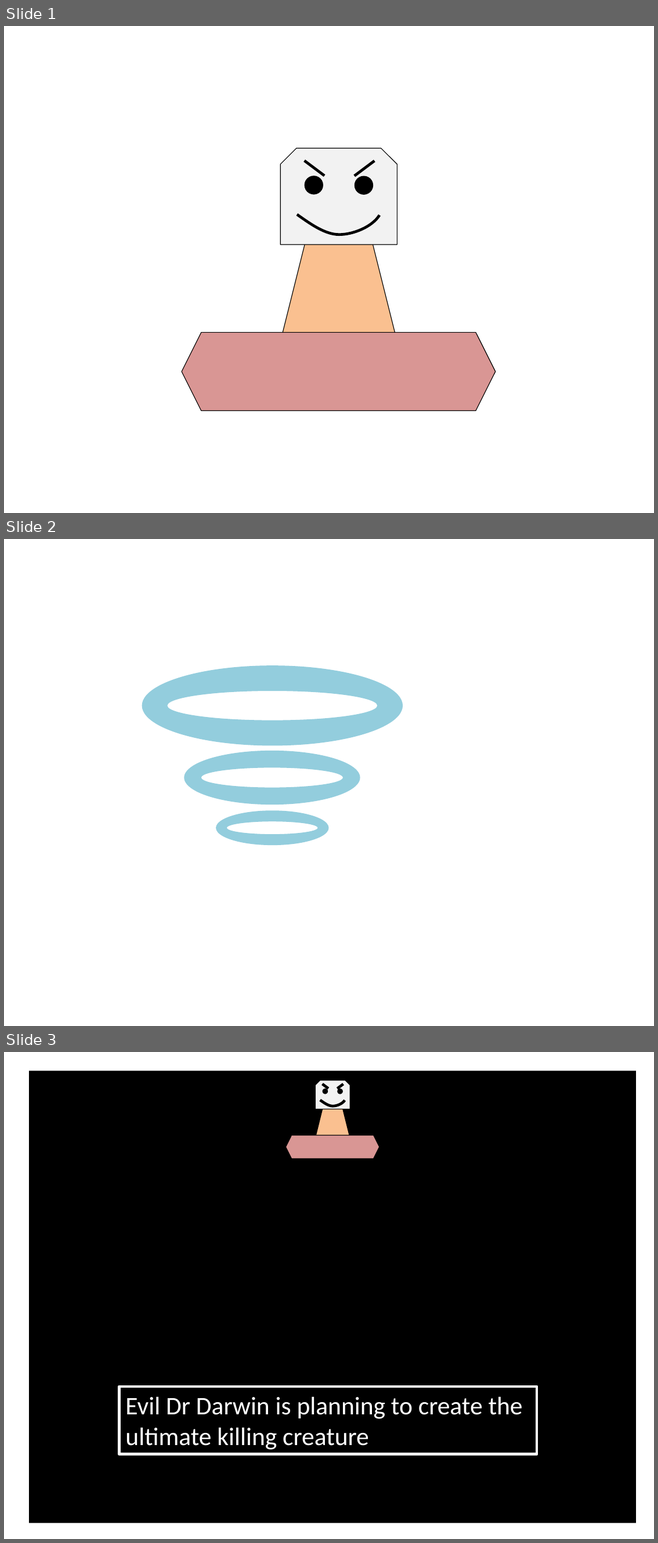
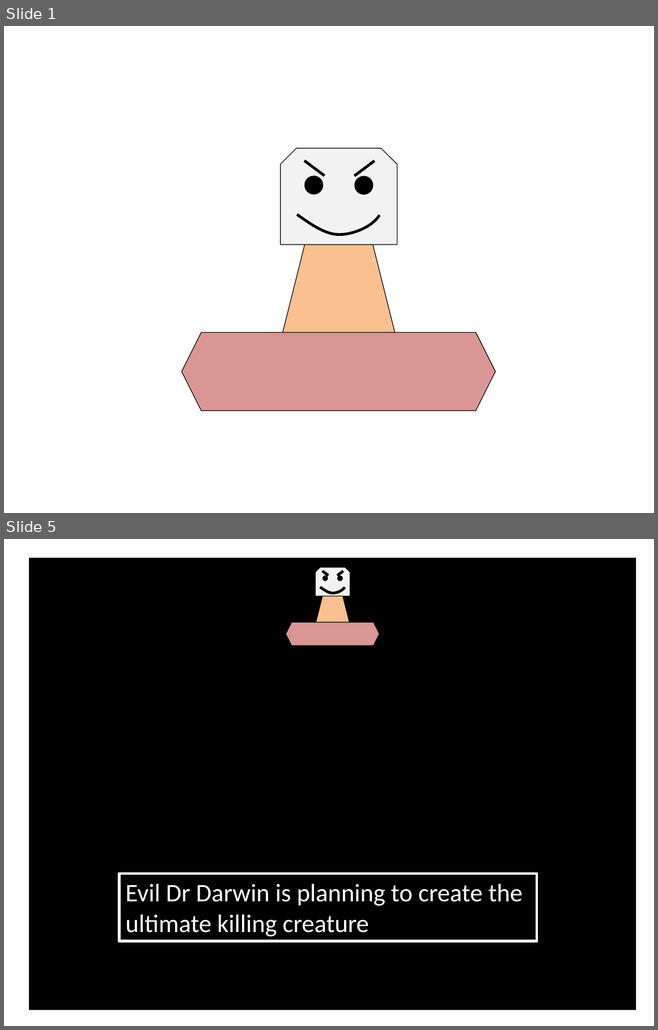
Before and after one commit to cleye/Dr-Darwin, a slide deck: resources/Presentation1.pptx. Shown one above the other, each under a label of ours: slides 1, 2 and 3 before the commit, slides 1 and 5 after it; the slides between them are not shown. The pictures are 658x1543 and 658x1030 pixels, drawn with LibreOffice and Linux fonts; fonts in the diff are those of the drawing. Boxes give left, top, right and bottom in pixels: in the first picture for what was removed or moved away, otherwise in the second. Text is boxed around its words. In the diff, an @@ line names an element or a change of style, - is before the commit and + after.

```diff
--- a/resources/Presentation1.pptx
+++ b/resources/Presentation1.pptx
@@ slide 2 removed at <box>4,539,654,1026</box>, background #FFFFFF @@
@@ donut removed at <box>141,665,402,745</box> @@
@@ donut removed at <box>184,751,360,805</box> @@
@@ donut removed at <box>216,810,329,845</box> @@
@@ what was slide 3 is now slide 5 @@
```
Also in this commit, not shown: 6 slides added, 14 other files.
